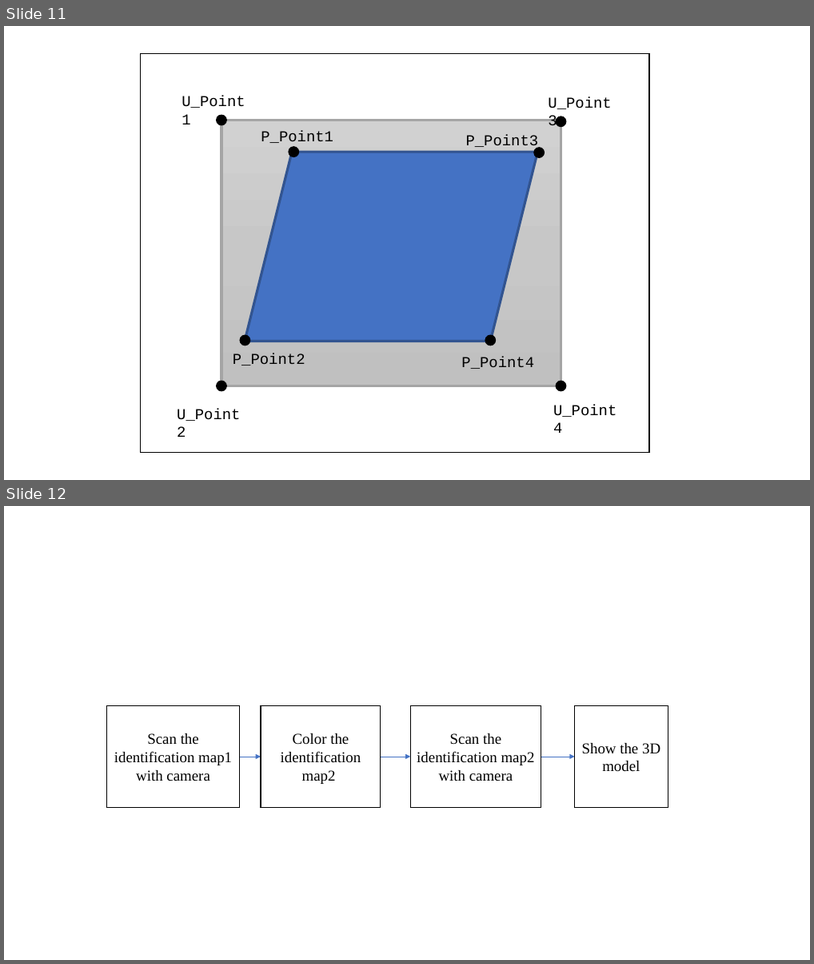
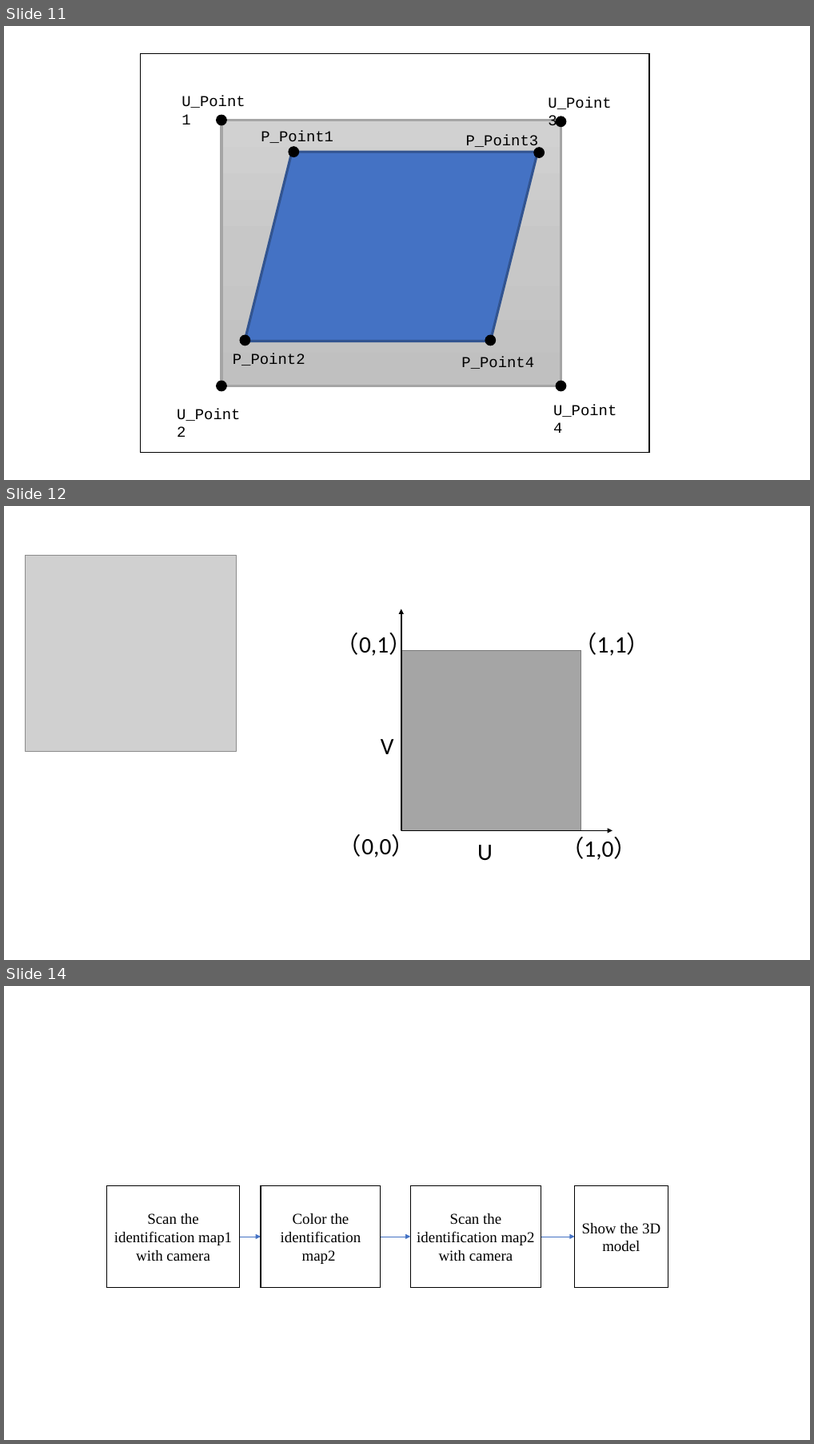
Before and after one commit to duanxiaoyun/ppaperssss, a slide deck: bi_ye_lun_wen/cao gao/temp files.pptx. Shown one above the other, each under a label of ours: slides 11 and 12 before the commit, slides 11, 12 and 14 after it; the slides between them are not shown. The pictures are 814x964 and 814x1444 pixels, drawn with LibreOffice and Linux fonts; fonts in the diff are those of the drawing; grey boxes stand for pictures. Boxes give left, top, right and bottom in pixels: in the first picture for what was removed or moved away, otherwise in the second. Text is boxed around its words. In the diff, an @@ line names an element or a change of style, - is before the commit and + after.

```diff
--- a/bi_ye_lun_wen/cao gao/temp files.pptx
+++ b/bi_ye_lun_wen/cao gao/temp files.pptx
@@ slide 12 added at <box>4,506,810,960</box>, background #FFFFFF @@
@@ picture added at <box>25,555,237,751</box> @@
@@ arrow added from (402, 830) to (402, 609), #000000 1.5 pt @@
@@ text added at <box>336,628,413,659</box>, 28 pt, text #000000 @@
+（0,1）
@@ text added at <box>574,632,650,659</box>, 28 pt, text #000000 @@
+（1,1）
@@ rectangle added at <box>402,651,581,830</box>, fill #A5A5A5, outline #7A7A7A 1 pt @@
@@ text added at <box>381,739,394,754</box>, 28 pt, text #000000 @@
+V
@@ text added at <box>338,830,415,857</box>, 28 pt, text #000000 @@
+（0,0）
@@ arrow added from (402, 830) to (613, 830), #000000 1.5 pt @@
@@ text added at <box>561,832,638,860</box>, 28 pt, text #000000 @@
+（1,0）
@@ text added at <box>478,844,493,860</box>, 28 pt, text #000000 @@
+U
@@ what was slide 12 is now slide 14 @@
```
Also in this commit, not shown: 1 slide changed, 1 other slide added, 2 other files.
